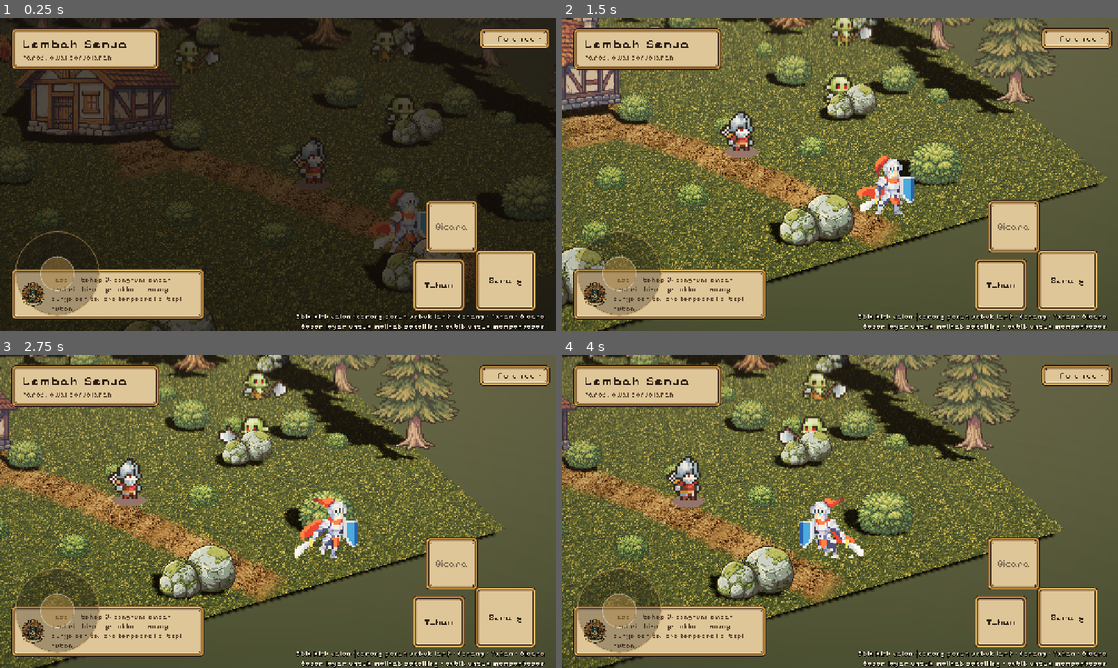
Above: before the commit, frames 1-4 (two rows, left to right).
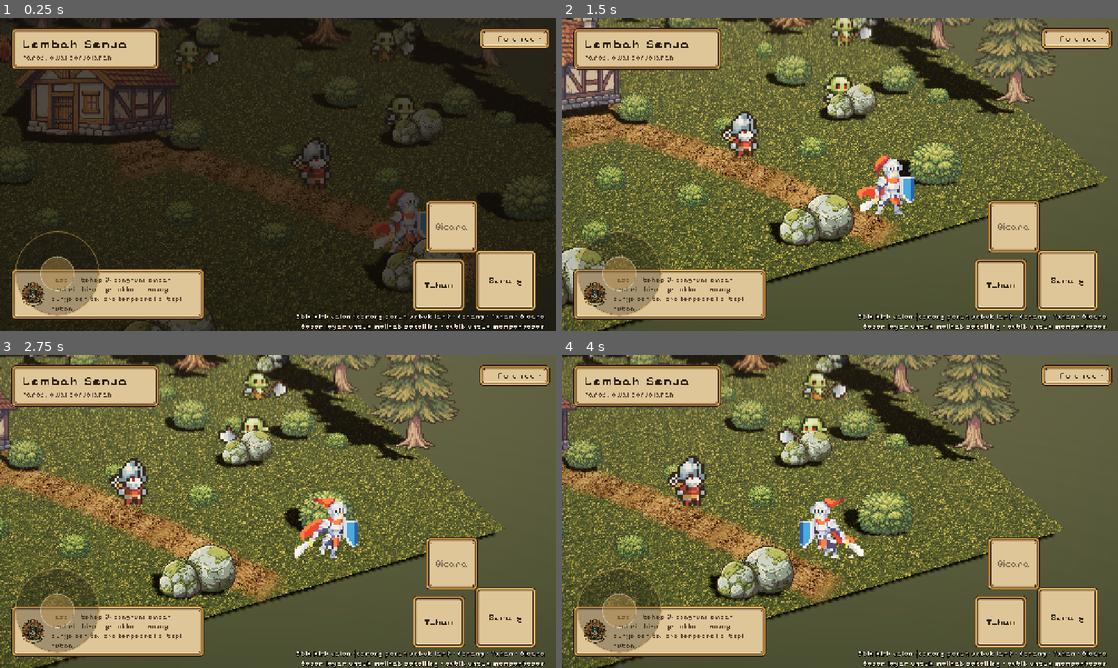
Above: after the commit, the same moments.

Repository: KyokoApp/GodotMe
Game: Godot game, scene res://game/Main.tscn
The game is run twice, just before and just after one commit, with the same random seed, the same clock (stepped at 60 frames per second) and the same inputs.
Inputs (mouse positions are in pixels of both pictures, inside the frame that each line leads up to):
- Up to frame 1 (0.25 s): no input
- Up to frame 2 (1.5 s): tap Enter at 0.5, 0.6 s; move the mouse to (962, 158) at 0.52 s; hold Right (ui_right) 0.53-1.25 s; click (962, 158) at 0.67 s; tap Space at 0.77 s; drag from (728, 190) to (812, 237) at 1.27 s
- Up to frame 3 (2.75 s): move the mouse to (333, 442) at 2.02 s; hold Right (ui_right) from 2.03 s (still down); tap Enter at 2.1 s
- Up to frame 4 (4 s): release Right (ui_right) at 2.75 s; drag from (812, 574) to (673, 464) at 2.77 s; move the mouse to (1006, 558) at 3.52 s; hold Left (ui_left) from 3.53 s (still down); tap Enter at 3.6 s; tap Space at 3.77 s

The runs differ from the first frame. In frame 1, 0.4% of the frame differs, in the area x 52-60%, y 38-55%; in frame 2, 0.6%; in frame 3, 0.7%; in frame 4, 0.7%, in the area x 18-26%, y 32-49%.

Commit message:
penjaga: hapus bayangan bake di pipeline, perbaiki panel pilihan, posisi bicara, docs
Co-authored-by: arena-agent <297053741+arena-agent@users.noreply.github.com>

Diff:
--- a/game/game/characters/CharacterWorld.gd
+++ b/game/game/characters/CharacterWorld.gd
@@ -213,6 +213,7 @@
 	_dialogue = (load(DIALOGUE_SCRIPT) as Script).new()
 	_dialogue.name = "Dialogue"
 	add_child(_dialogue)
+	_dialogue.connect("closed", Callable(self, "_on_dialogue_closed"))
 
 	var layer := CanvasLayer.new()
 	layer.name = "Notices"
@@ -346,6 +347,14 @@
 		return
 	_dialogue.call("open", String(DIALOGUE["speaker"]), DIALOGUE["pages"],
 		DIALOGUE["options"])
+	# the parchment covers the right thumb; controls come back when it closes
+	if _controls != null:
+		_controls.visible = false
+
+
+func _on_dialogue_closed() -> void:
+	if _controls != null:
+		_controls.visible = true
 
 
 func _on_attacked(actor: Node3D) -> void:
--- a/game/game/characters/DialogueBox.gd
+++ b/game/game/characters/DialogueBox.gd
@@ -56,8 +56,11 @@
 	_panel.anchor_bottom = 1.0
 	_panel.offset_left = -450.0
 	_panel.offset_right = 450.0
-	_panel.offset_top = -236.0
+	# Height comes from the content, and the panel grows *upwards* from the
+	# bottom margin: a fixed height cut the second answer off the screen.
+	_panel.offset_top = -26.0
 	_panel.offset_bottom = -26.0
+	_panel.grow_vertical = Control.GROW_DIRECTION_BEGIN
 	_root.add_child(_panel)
 
 	var box := VBoxContainer.new()
--- a/game/game/characters/data/soldier.tres
+++ b/game/game/characters/data/soldier.tres
@@ -9,10 +9,10 @@
 role = "npc"
 sprite_dir = "res://game/assets/characters/soldier"
 frame_size = Vector2i(100, 100)
-pixel_scale = 1.500
-pivot = Vector2(49.5, 60.0)
-body_width_px = 17
-content_height_px = 22
+pixel_scale = 1.700
+pivot = Vector2(48.5, 57.0)
+body_width_px = 15
+content_height_px = 19
 world_pixel_size = 0.0500
 walk_stride_m = 0.750
 run_stride_m = 0.000
--- a/game/game/tests/VisualTest.gd
+++ b/game/game/tests/VisualTest.gd
@@ -90,7 +90,7 @@
 ## Walk the knight up to the guard and press Bicara for him. Everything here is
 ## the same path a thumb takes - it just has no thumb.
 func _open_dialogue() -> void:
-	_cast.call("teleport_player", Vector2(1.8, 5.4))
+	_cast.call("teleport_player", Vector2(3.6, 3.2))
 	_cast.call("press_interact")
 	var dlg: Node = _cast.call("dialogue")
 	if dlg == null:
Binary file changed: game/game/assets/characters/soldier/attack_1.png
Binary file changed: game/game/assets/characters/soldier/attack_2.png
Binary file changed: game/game/assets/characters/soldier/attack_3.png
Binary file changed: game/game/assets/characters/soldier/death.png
Binary file changed: game/game/assets/characters/soldier/hurt.png
Binary file changed: game/game/assets/characters/soldier/idle.png
Binary file changed: game/game/assets/characters/soldier/walk.png
Not shown, changed: docs/BUILD_AND_RELEASE.md
Not shown, changed: docs/CREDITS.md
Not shown, changed: docs/DESIGN_NOTES.md
Not shown, changed: docs/TEST_PLAN.md
Not shown, changed: tools/import_character_sprites.py
